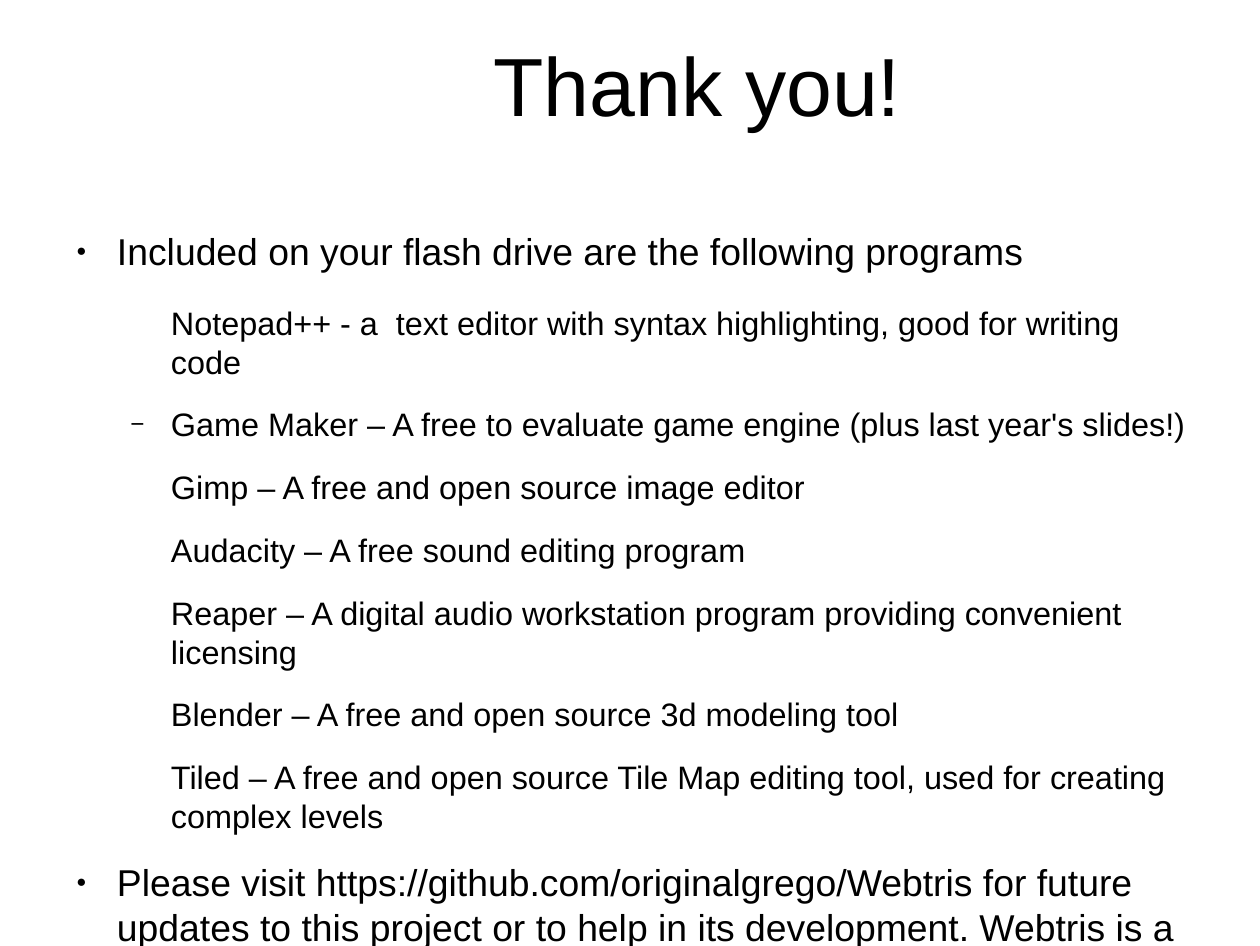
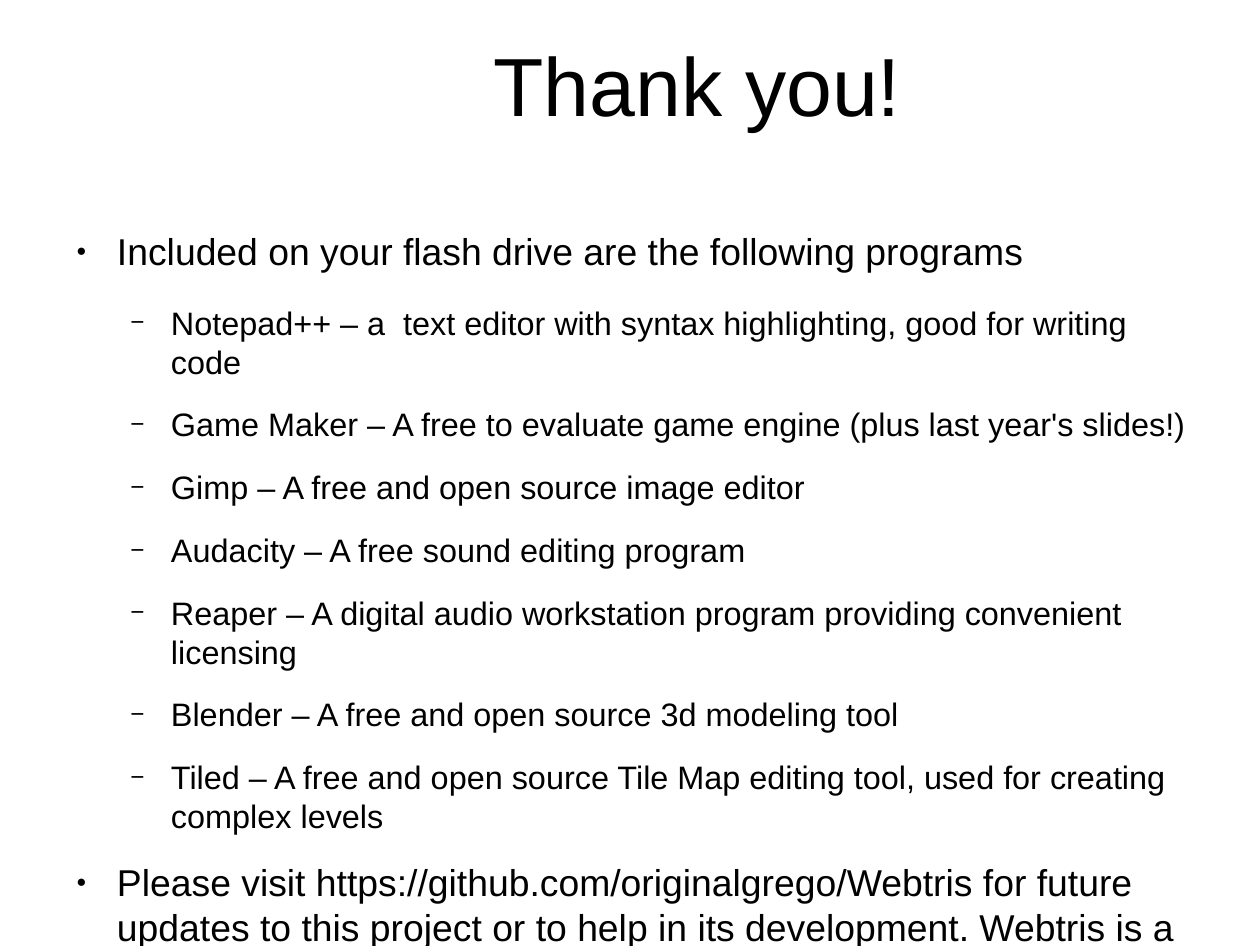
Before and after one commit to originalgrego/Webtris, a slide deck: slide 22 of Webtris - Explorathon 2016.odp. Drawn at 1260x946 pixels with LibreOffice and Linux fonts; fonts in the diff are those of the drawing; background and template pictures are left out. Boxes give left, top, right and bottom in pixels: in the first picture for what was removed or moved away, otherwise in the second. Text is boxed around its words. In the diff, an @@ line names an element or a change of style, - is before the commit and + after.

```diff
--- a/Webtris - Explorathon 2016.odp
+++ b/Webtris - Explorathon 2016.odp
@@ text at (x1=171, y1=311, x2=1127, y2=375): text changed @@
-  Notepad++ - a text editor with syntax highlighting, good for writing code
+  − Notepad++ – a text editor with syntax highlighting, good for writing code
```
Also in this commit, not shown: 2 other slides changed, 1 other file.
